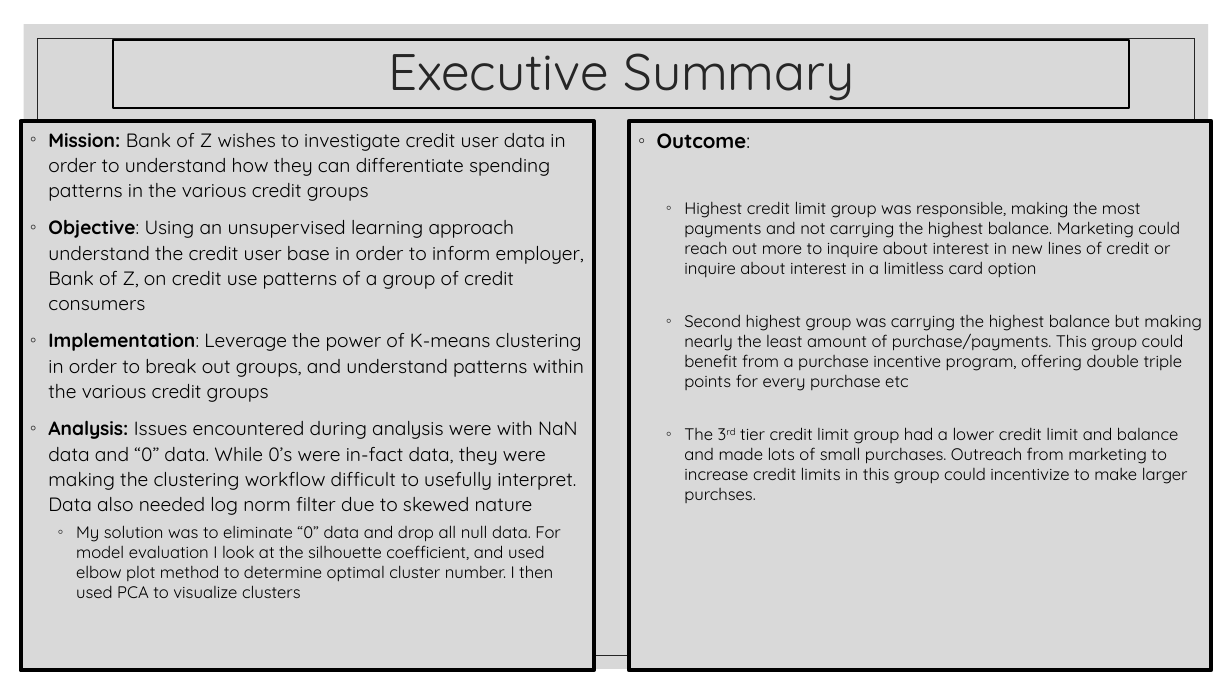
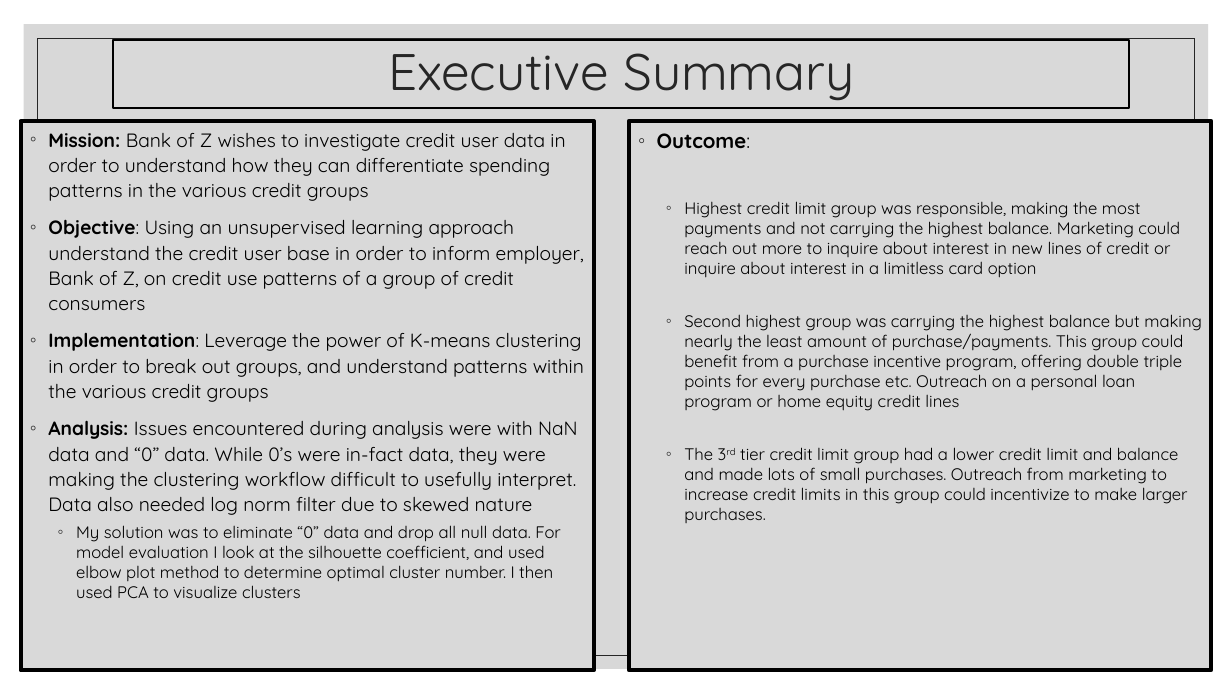
Before and after one commit to ssimmons9212/FedEX, a slide deck: slide 2 of Presentation/Fedex interview Round 2.pptx. Drawn at 1232x693 pixels with LibreOffice and Linux fonts; fonts in the diff are those of the drawing; background and template pictures are left out. Boxes give left, top, right and bottom in pixels: in the first picture for what was removed or moved away, otherwise in the second. Text is boxed around its words. In the diff, an @@ line names an element or a change of style, - is before the commit and + after.

```diff
--- a/Presentation/Fedex interview Round 2.pptx
+++ b/Presentation/Fedex interview Round 2.pptx
@@ text in rectangle at (684,314,1202,523): text changed @@
-  ◦ Second highest group was carrying the highest balance but making nearly the least amount of purchase/payments. This group could benefit from a purchase incentive program, offering double triple points for every purchase etc
-  ◦ The 3rd tier credit limit group had a lower credit limit and balance and made lots of small purchases. Outreach from marketing to increase credit limits in this group could incentivize to make larger purchses.
+  ◦ Second highest group was carrying the highest balance but making nearly the least amount of purchase/payments. This group could benefit from a purchase incentive program, offering double triple points for every purchase etc. Outreach on a personal loan program or home equity credit lines
+  ◦ The 3rd tier credit limit group had a lower credit limit and balance and made lots of small purchases. Outreach from marketing to increase credit limits in this group could incentivize to make larger purchases.
```
Also in this commit, not shown: 3 other slides changed, 1 other file.
